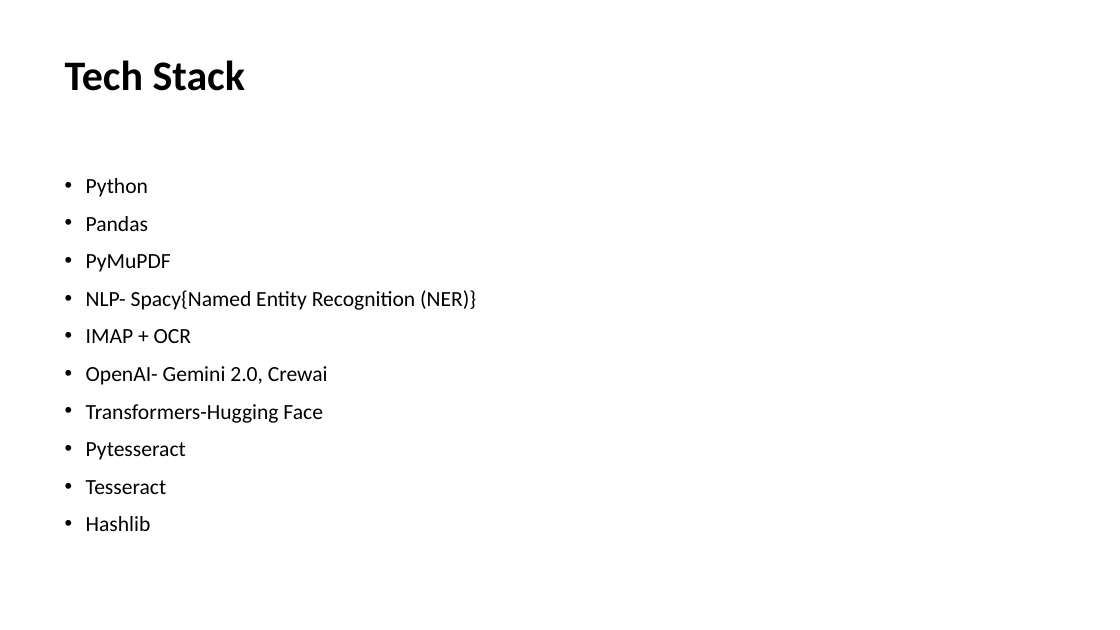
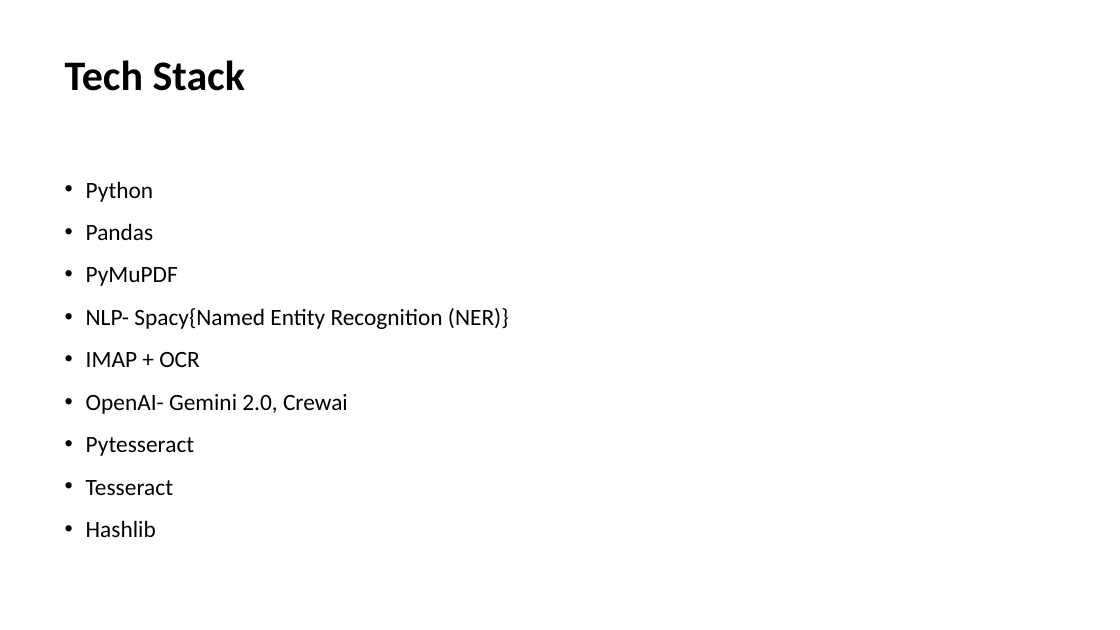
Before and after one commit to ewfx/gaied-0-bytes, a slide deck: slide 6 of artifacts/demo/0_Bytes_SlideOverview.pptx. Drawn at 1120x630 pixels with LibreOffice and Linux fonts; fonts in the diff are those of the drawing. Boxes give left, top, right and bottom in pixels: in the first picture for what was removed or moved away, otherwise in the second. Text is boxed around its words. In the diff, an @@ line names an element or a change of style, - is before the commit and + after.

Commit message:
PPT

```diff
--- a/artifacts/demo/0_Bytes_SlideOverview.pptx
+++ b/artifacts/demo/0_Bytes_SlideOverview.pptx
@@ text "Python" at (86, 181, 509, 537): size 18.5 to 20 pt; line spacing 1 to 1.1 @@
@@ text at (86, 404, 323, 423): paragraph removed @@
-• Transformers-Hugging Face
```
Also in this commit, not shown: 1 other slide changed.
